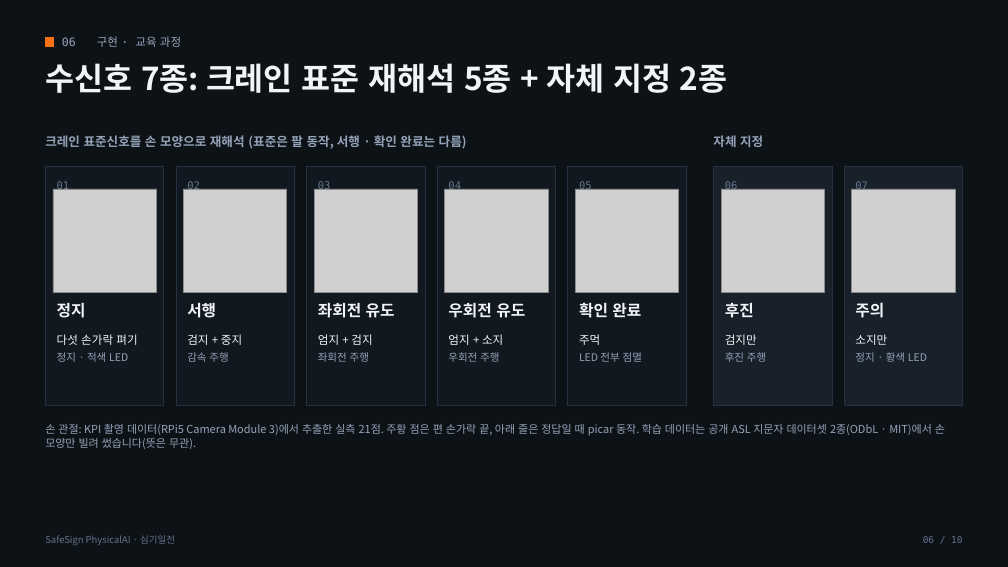
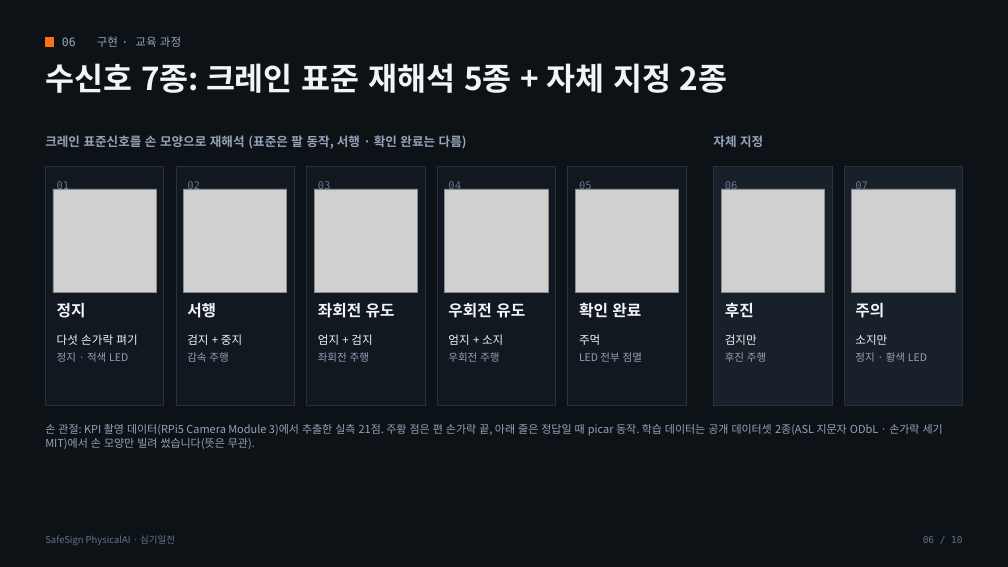
Before and after one commit to Lee35678/SafeSign_PhysicalAI, a slide deck: slide 6 of document/21_발표자료.pptx. Drawn at 1008x567 pixels with LibreOffice and Linux fonts; fonts in the diff are those of the drawing; grey boxes stand for pictures. Boxes give left, top, right and bottom in pixels: in the first picture for what was removed or moved away, otherwise in the second. Text is boxed around its words. In the diff, an @@ line names an element or a change of style, - is before the commit and + after.

```diff
--- a/document/21_발표자료.pptx
+++ b/document/21_발표자료.pptx
@@ text at box(45, 424, 943, 449): text changed @@
-손 관절: KPI 촬영 데이터(RPi5 Camera Module 3)에서 추출한 실측 21점. 주황 점은 편 손가락 끝, 아래 줄은 정답일 때 picar 동작. 학습 데이터는 공개 ASL 지문자 데이터셋 2종(ODbL · MIT)에서 손 모양만 빌려 썼습니다(뜻은 무관).
+손 관절: KPI 촬영 데이터(RPi5 Camera Module 3)에서 추출한 실측 21점. 주황 점은 편 손가락 끝, 아래 줄은 정답일 때 picar 동작. 학습 데이터는 공개 데이터셋 2종(ASL 지문자 ODbL · 손가락 세기 MIT)에서 손 모양만 빌려 썼습니다(뜻은 무관).
```
Also in this commit, not shown: 1 other slide changed, 2 other files.
